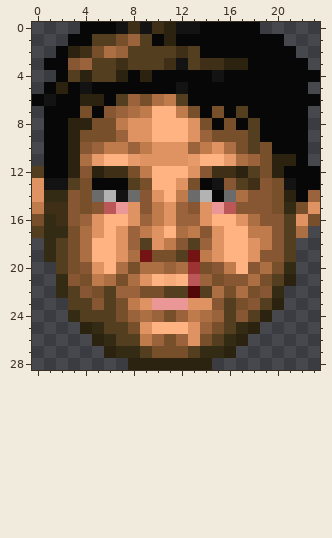
File history of a pixel-art sprite, graphics/stfst11.png. Above: the version before the commit.
The file is 24x29 pixels.
After:
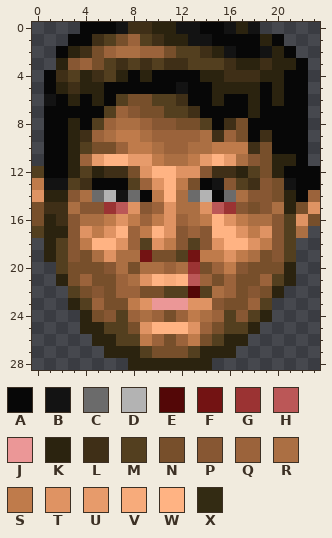
Palette (. is transparent): A #070707  B #131313  C #6b6b6b  D #b3b3b3  E #530707  F #731313  G #9b3333  H #bb5757  J #eb9797  K #2b230f  L #3f2f17  M #533f1f  N #774f2b  P #875733  Q #9b633b  R #ab6f43  S #bf7b4b  T #df9363  U #e79b6b  V #f7ab7b  W #ffb383  X #332b13
Difference:
y 0: x 9..10 BL -> LK; x 16..18 AAA -> BKB
y 1: x 5 M -> L; x 10 A -> L; x 12..14 AAA -> KBB; x 19 A -> K
y 2: x 6..12 RQMMMML -> QRRQQNM; x 14..16 AAA -> LKB; x 19..20 AA -> BK
y 3: x 1..2 AA -> .K; x 5 M -> N; x 9 M -> L; x 12 B -> L; x 14..16 LLK -> MML; x 18..21 AAAA -> KLKK
y 4: x 1..2 .A -> AL; x 5 M -> L; x 14..20 ABAAAAA -> KKLLLKK; x 23 A -> .
y 5: x 3..5 ABA -> LKK; x 15..18 AAAA -> KKKK; x 20 A -> K
y 6: x 0 A -> .; x 3..4 AK -> KA; x 8 Q -> N; x 10..12 RSM -> MML; x 15 A -> K; x 18 A -> K; x 20 A -> K; x 23 A -> .
y 7: x 4 N -> A; x 6 P -> M; x 8..13 RSWWSN -> PNNMML; x 15 N -> A; x 17..18 MA -> AK
y 8: x 4..14 KNNSTTWWWTN -> AMQRRQPPNNM; x 16..18 NAM -> LNA
y 9: x 4..16 NNNQTTWWWTQNN -> LQRSSRQQQQRLQ; x 18..19 MA -> AL
y 10: x 4..8 PQSSQ -> MNNQS; x 10..18 TTTQSTRNM -> RQQRRSSSL
y 11: x 4 R -> Q; x 9..14 TTTTUW -> USRRSU; x 18 Q -> P
y 12: x 4 P -> M; x 9 S -> T; x 12 W -> T
y 13: x 0 T -> S; x 4 N -> L; x 9..10 NW -> QT; x 12 T -> S
y 14: x 1..2 XX -> KK; x 4 N -> R; x 9..10 PT -> AS; x 12 S -> R
y 15: x 0 S -> N; x 3..4 PN -> RP; x 6..7 HJ -> GH; x 10 S -> Q; x 12..13 QP -> RR; x 15..16 JH -> HG; x 18 P -> N; x 20..21 NX -> RK
y 16: x 1 X -> K; x 4..8 QTWWT -> RRSTS; x 13..14 QT -> RS; x 16..17 WT -> TS; x 19 P -> R
y 17: x 1..7 XXNRTWT -> KKPTSTW; x 10..13 TWRS -> WTPQ; x 15 T -> W; x 17 W -> T; x 19 S -> T
y 18: x 1 X -> K; x 3..4 NR -> PS; x 14 Q -> P
y 19: x 1 X -> K; x 3..7 NRWWT -> PNRTR; x 15..19 TWWTP -> STSRN
y 20: x 4..6 PTW -> NNP; x 15 P -> Q; x 17..19 WPR -> PNN; x 21 X -> K
y 21: x 2..7 XPNSRN -> KNQNNQ; x 16..19 PPRN -> QNNQ
y 22: x 2 X -> .; x 4..6 PNM -> NPN; x 16..20 NRNPX -> QNPNK
y 23: x 3 M -> K; x 5..6 PM -> QN; x 16 M -> N; x 18 P -> Q; x 20 K -> .
y 24: x 3..7 XMMMN -> .KNPM
y 25: x 5 X -> K; x 17 X -> M
y 26: x 6 X -> K; x 13 T -> S; x 16 X -> K
y 27: x 7..8 XX -> KK; x 14..15 XX -> KK
Where, in picture pixels (left, top, right, bottom), the same in both pictures:
changed: (32, 22, 320, 358)
